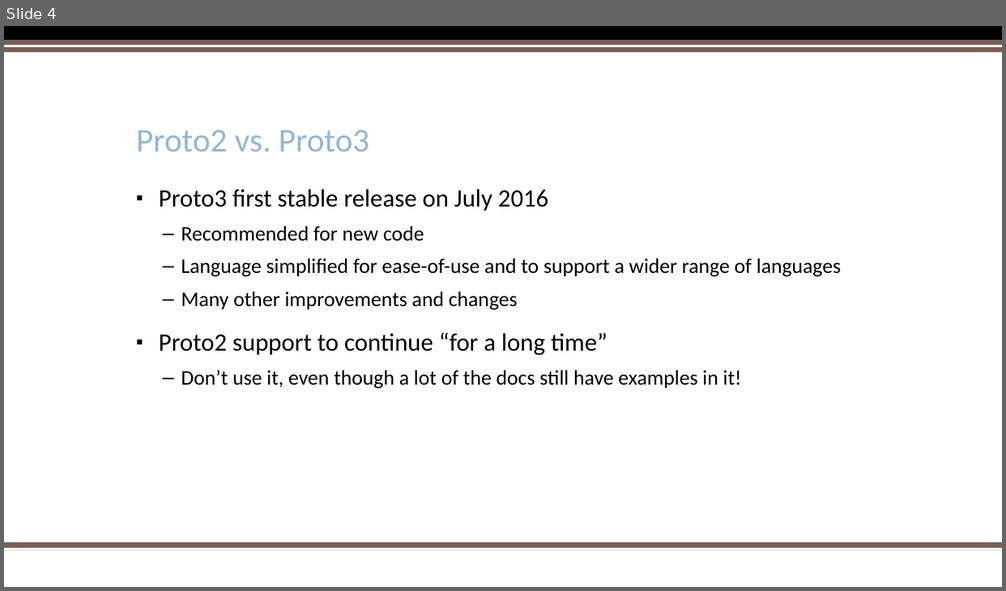
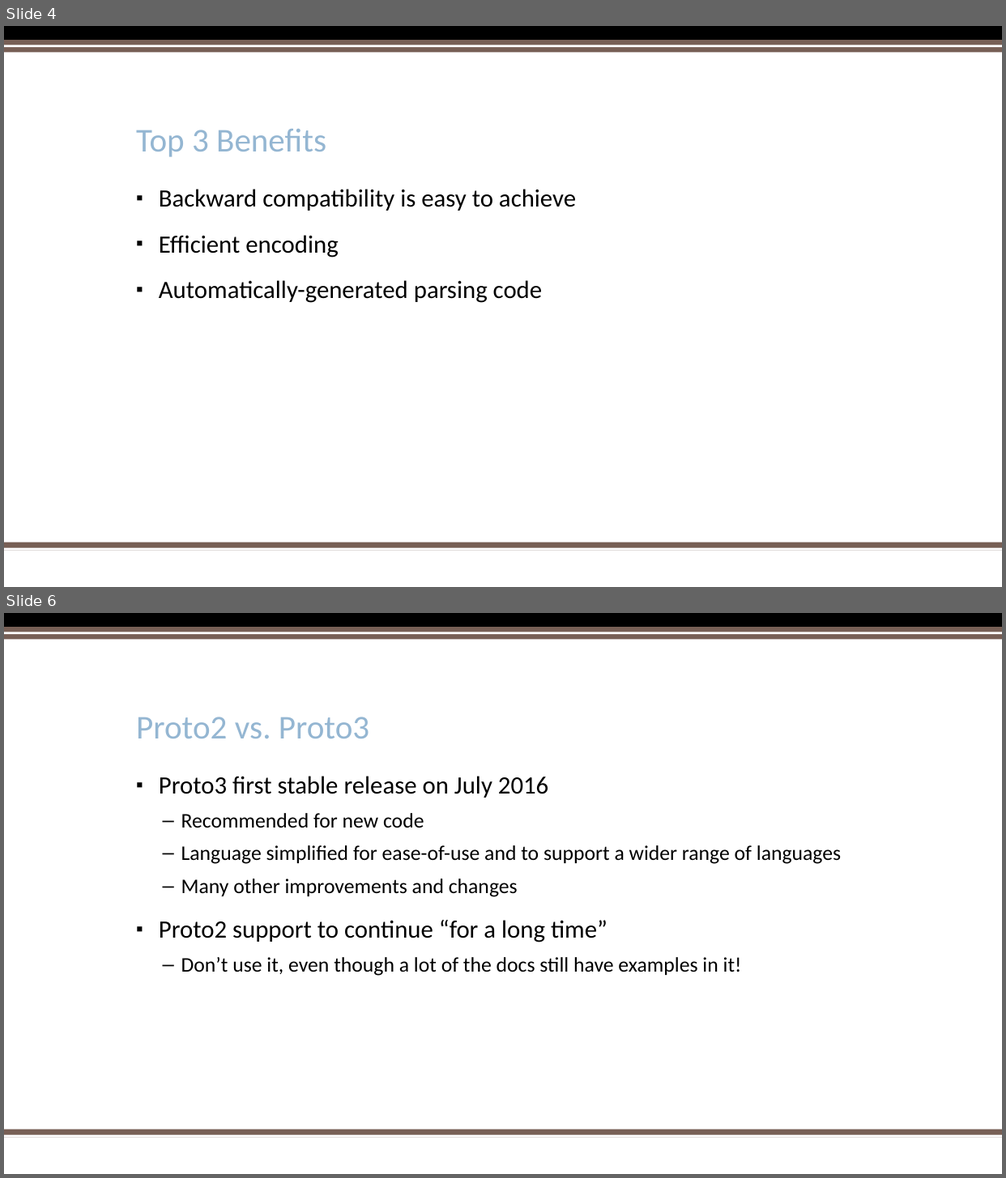
Before and after one commit to kerchen/PyOhioProtobuf, a slide deck: PythonProtobufPyOhio2017.pptx. Shown one above the other, each under a label of ours: slide 4 before the commit, slides 4 and 6 after it; the slides between them are not shown. The pictures are 1006x591 and 1006x1178 pixels, drawn with LibreOffice and Linux fonts; fonts in the diff are those of the drawing; background and template pictures are left out. Boxes give left, top, right and bottom in pixels: in the first picture for what was removed or moved away, otherwise in the second. Text is boxed around its words. In the diff, an @@ line names an element or a change of style, - is before the commit and + after.

```diff
--- a/PythonProtobufPyOhio2017.pptx
+++ b/PythonProtobufPyOhio2017.pptx
@@ slide 4 added at (4,26,1002,587), background #FFFFFF; not listed: 5 template elements that a slide beside it also shows @@
@@ title added at (136,129,326,157), 32 pt, text #94B6D2 @@
+Top 3 Benefits
@@ text added at (159,189,576,303), 24 pt, text #000000 @@
+▪ Backward compatibility is easy to achieve
+▪ Efficient encoding
+▪ Automatically-generated parsing code
@@ what was slide 4 is now slide 6 @@
```
Also in this commit, not shown: 5 slides changed, 5 other slides added.
